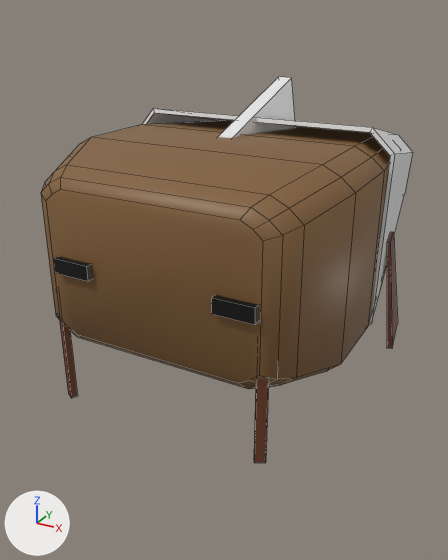
An edit to the Blender file 3d_models/placeholders/master.blend, drawn before and after from the same camera.
Both versions are drawn from a 50 mm camera at (1.75, -4.37, 2.23) aimed at (-0.42, -0.42, 0.26). Every picture has the same lights, and +X, +Y and +Z are marked at lower left. The first picture is the older version. Mesh edges are drawn as thin lines.

In view in the first picture: 'arms', 'barba', 'body', 'clothes', 'eyes', 'hair'.
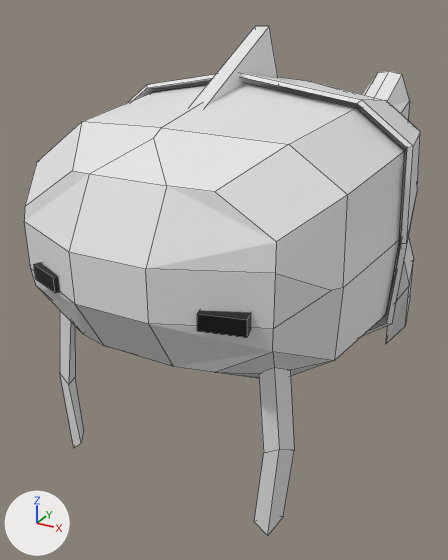
Pixel boxes [x1, y1, x2, y2] of what changed, in the pictures (448 x 560 px; the box of a moved part takes in the faces that stretch with it):
'Cube', added
    after: [24, 71, 413, 536]
'body', deleted (brown)
    before: [41, 121, 390, 389]
'hair', reshaped, moved, turned, modifiers changed
    before: [218, 77, 296, 138]
    after: [192, 26, 278, 106]
'Cube.001', added
    after: [127, 73, 420, 337]
'clothes', deleted
    before: [142, 108, 413, 326]
'eyes', reshaped, moved (6% wider, 10% taller)
    before: [54, 256, 259, 325]
    after: [34, 262, 252, 338]
'barba', deleted
    before: [59, 319, 268, 463]
    faces in mat_material_003 (brown #6e3d22): [254, 379, 268, 463]
    faces in mat_material_004 (brown #6e3d22): [59, 319, 77, 398]
'arms', deleted (brown)
    before: [387, 232, 397, 349]
part 1 of me_cube_002, moved or reshaped
    before: [212, 295, 259, 325]
    after: [197, 310, 252, 338]
part 2 of me_cube_002, moved or reshaped
    before: [54, 256, 92, 281]
    after: [34, 262, 60, 293]
part 3 of me_plane_005, added
    after: [192, 26, 269, 106]

Patch to the scene script:
```diff
--- a/3d_models/placeholders/master.blend.py
+++ b/3d_models/placeholders/master.blend.py
@@ me_cube_002 @@
 # used by ob_eyes; location = (0.517, -1.92, 0.916); scale = (0.117, 0.117, 0.044)
-me_cube_002.from_pydata(...)  # 16 vertices, 12 faces; spans x -9.56..1.0, y -1.0..1.0, z -1.0..1.24
+me_cube_002.from_pydata(...)  # 16 vertices, 12 faces; spans x -9.85..1.21, y -1.06..1.53, z -1.0..1.24
+# me_cube_002 part 1: the loose piece of 8 vertices spanning x -1.0..1.0, y -1.0..1.0, z -1.0..1.0 is turned 103.6 degrees about the z axis through its middle, then moved by (0.0, 0.27, 0.0)
+# me_cube_002 part 2: the loose piece of 8 vertices spanning x -9.56..-7.56, y -1.0..1.0, z -0.76..1.24 is turned -21.2 degrees about the z axis through its middle, then moved by (0.0, 0.23, 0.0)
 me_cube_002.materials.append(mat_material_002)
@@ me_plane_005 @@
 # used by ob_hair; location = (0.02, -0.618, 1.345); rotation_euler = (1.571, -0.303, 1.571), in degrees (90, -17, 90); scale = (0.47, 0.326, 0.483)
 # verts and faces of me_plane_005; kept vertices keep their numbers, new ones are numbered from 4
 # before: 0 (-1.0, -1.0, 0.0), 1 (1.0, -1.0, 0.0), 2 (-1.0, 1.0, 0.0), 3 (1.0, 1.0, 0.0)
-me_plane_005.from_pydata(...)  # 4 vertices, 1 face; spans x -1.0..1.0, y -1.0..1.0, z 0.0
+me_plane_005.from_pydata(...)  # 8 vertices, 6 faces; spans x -1.0..1.0, y -1.0..1.0, z -0.2..0.0
+# me_plane_005 part 3
+for new, old in zip([*range(4, 8)], [*range(0, 4)]): verts[new] = verts[old] + (0.0, 0.0, -0.2)
+faces += [(4, 6, 7, 5), (0, 2, 6, 4), (0, 4, 5, 1), (1, 5, 7, 3), (2, 3, 7, 6)]
@@ me_cube_005 @@
+me_cube_005.from_pydata(...)  # 96 vertices, 96 faces; spans x -1.04..1.04, y -0.54..0.87, z -1.07..1.17
@@ me_cube_001 @@
+me_cube_001.from_pydata(...)  # 144 vertices, 134 faces; spans x -1.09..1.08, y -1.23..1.3, z -2.22..1.17
@@ ob_body @@
-ob_body = bpy.data.objects.new('body', me_cube)
-ob_body.location = (0.0, 0.0, 0.93)
-ob_body.rotation_euler = (0.0, 0.0, 3.142)  # degrees (0, 0, 180)
-ob_body.scale = (0.9, 2.0, 0.6)
@@ ob_eyes @@
 ob_eyes = bpy.data.objects.new('eyes', me_cube_002)
-ob_eyes.location = (0.517, -1.92, 0.916)
+ob_eyes.location = (0.517, -2.112, 0.916)
 ob_eyes.scale = (0.117, 0.117, 0.044)
@@ ob_barba @@
-ob_barba = bpy.data.objects.new('barba', me_cube_003)
-ob_barba.location = (0.643, -1.959, 0.405)
-ob_barba.rotation_euler = (0.0, 0.0, 0.524)  # degrees (0, 0, 30)
-ob_barba.scale = (0.03, 0.02, -0.38)
@@ ob_arms @@
-ob_arms = bpy.data.objects.new('arms', me_plane_001)
-ob_arms.location = (-0.888, -0.462, 0.473)
-ob_arms.rotation_euler = (0.0, 1.431, -3.194)  # degrees (0, 82, -183)
-ob_arms.scale = (0.37, 0.201, 0.37)
@@ ob_hair @@
 ob_hair = bpy.data.objects.new('hair', me_plane_005)
-ob_hair.location = (0.02, -0.618, 1.345)
-ob_hair.rotation_euler = (1.571, -0.303, 1.571)  # degrees (90, -17, 90)
+ob_hair.location = (0.02, -0.927, 1.629)
+ob_hair.rotation_euler = (1.571, -0.456, 1.571)  # degrees (90, -26, 90)
 ob_hair.scale = (0.47, 0.326, 0.483)
-_m = ob_hair.modifiers.new('Solidify', 'SOLIDIFY')
-_m.thickness = 0.2
@@ ob_clothes @@
-ob_clothes = bpy.data.objects.new('clothes', me_plane_006)
-ob_clothes.location = (0.0, 0.175, 1.415)
-ob_clothes.rotation_euler = (-0.193, 0.0, 0.0)  # degrees (-11, 0, 0)
-ob_clothes.scale = (0.876, 1.0, 1.0)
@@ ob_cube_001 @@
+ob_cube_001 = bpy.data.objects.new('Cube.001', me_cube_005)
+ob_cube_001.location = (-0.016, 0.0, 1.019)
+ob_cube_001.scale = (1.04, 1.93, 0.746)
@@ ob_cube @@
+ob_cube = bpy.data.objects.new('Cube', me_cube_001)
+ob_cube.location = (-0.024, 0.0, 1.019)
+ob_cube.scale = (1.0, 1.86, 0.697)
```
